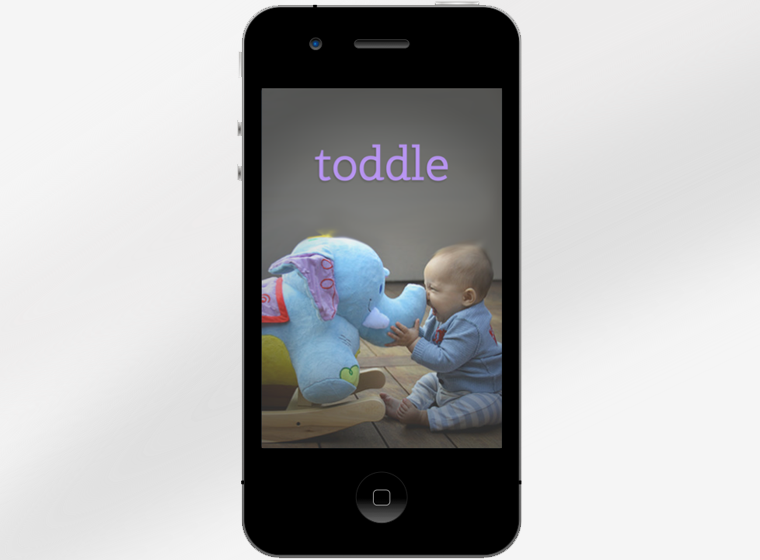
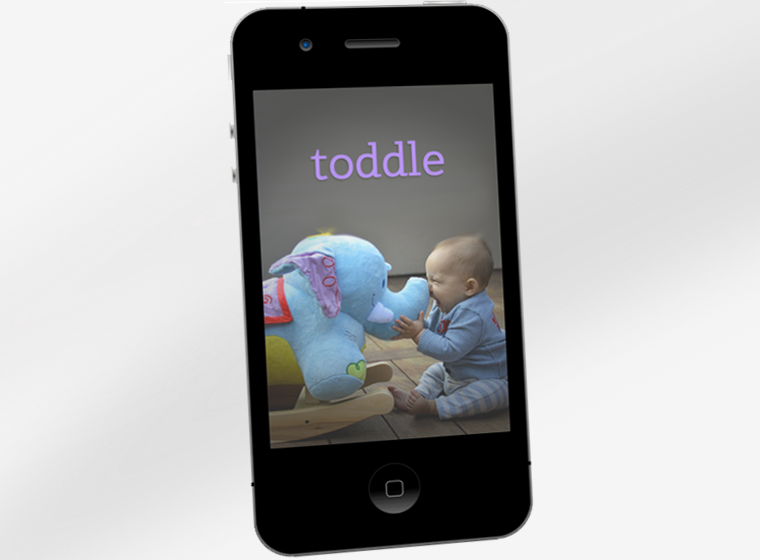
The second 760px x 560px image is a revision of the first. Changes to its layers:
painted on "Layer 1" over bbox(223, 0, 534, 559)
